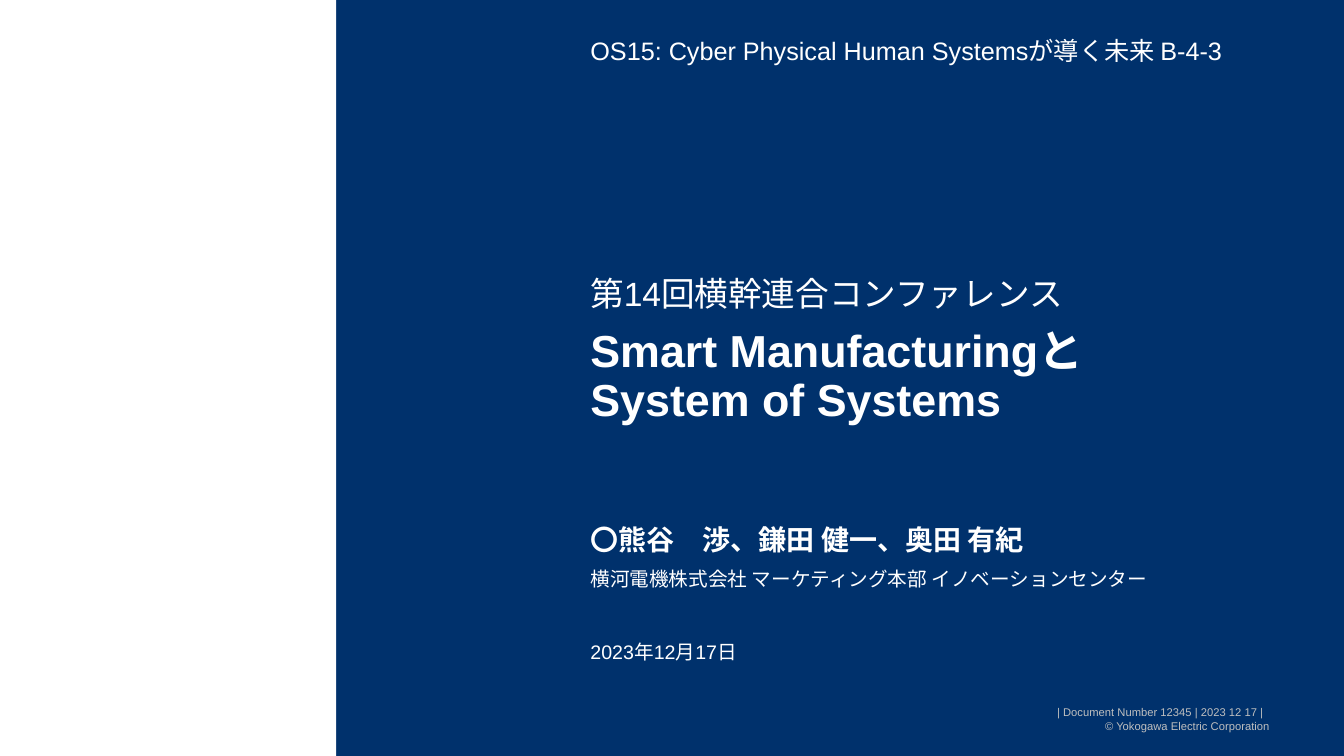
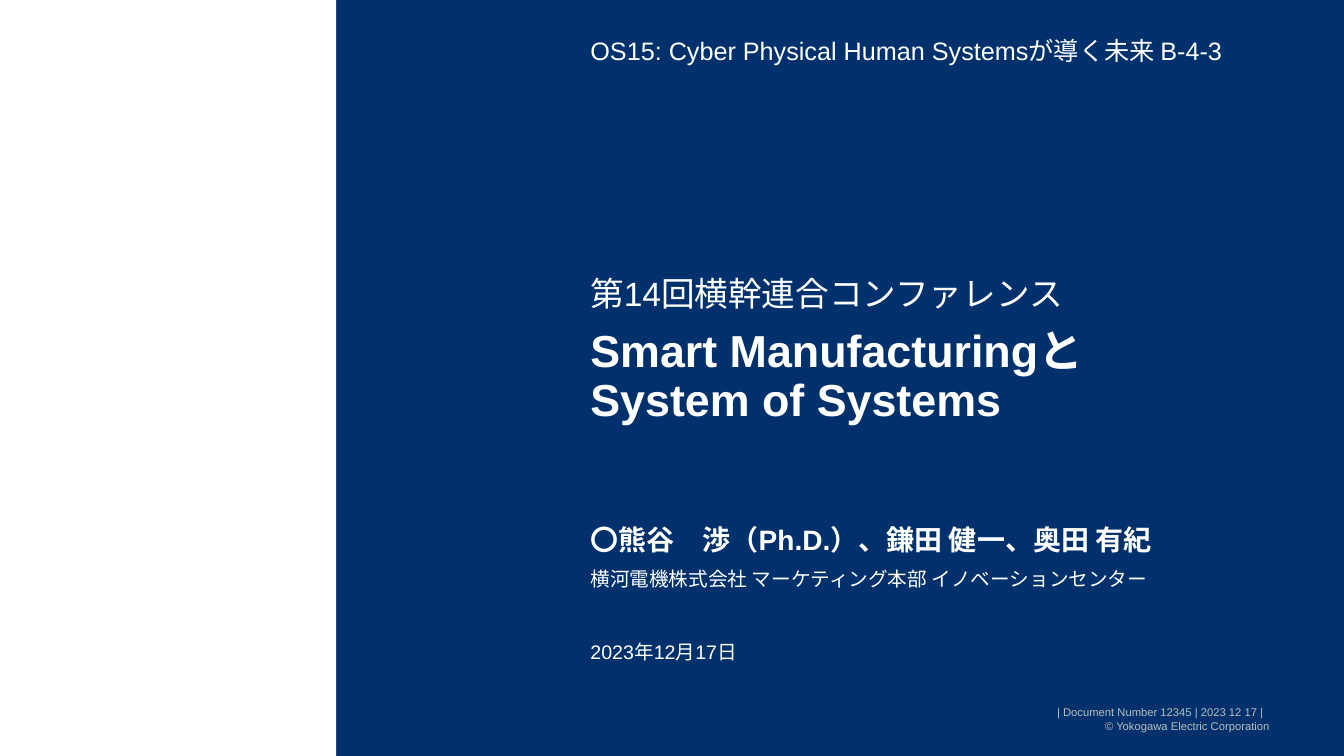
Before and after one commit to watarukumagai-git/opt, a slide deck: slide 1 of SoS/conf2023/231217_横幹連合コンファレンス_熊谷.pptx. Drawn at 1344x756 pixels with LibreOffice and Linux fonts; fonts in the diff are those of the drawing; background and template pictures are left out. Boxes give left, top, right and bottom in pixels: in the first picture for what was removed or moved away, otherwise in the second. Text is boxed around its words. In the diff, an @@ line names an element or a change of style, - is before the commit and + after.

```diff
--- a/SoS/conf2023/231217_横幹連合コンファレンス_熊谷.pptx
+++ b/SoS/conf2023/231217_横幹連合コンファレンス_熊谷.pptx
@@ text at <box>590,526,1152,553</box>: text changed @@
-〇熊谷 渉、鎌田 健一、奥田 有紀
+〇熊谷 渉（Ph.D.）、鎌田 健一、奥田 有紀
```
Also in this commit, not shown: 12 other slides changed, 3 slides added, 2 slides removed.
